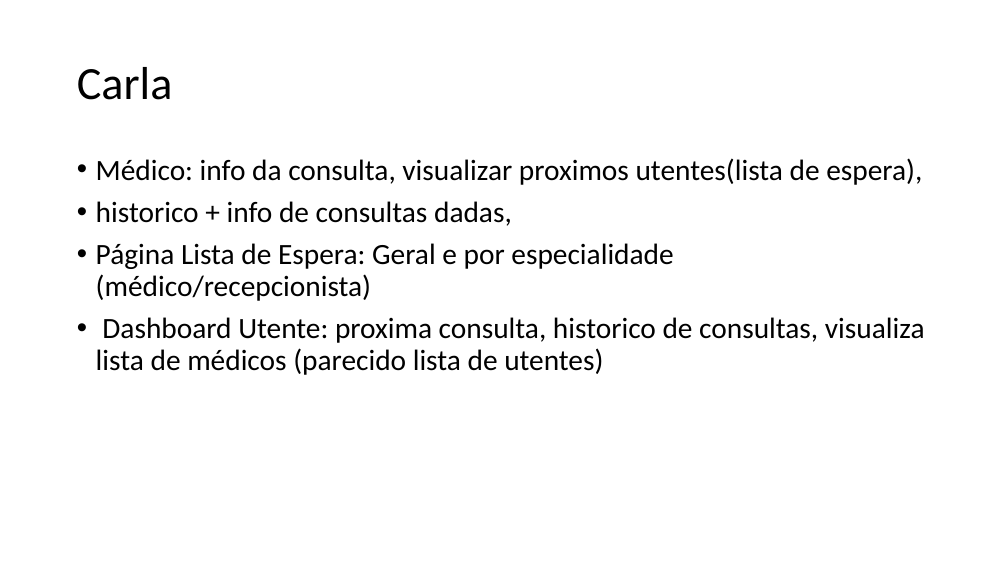
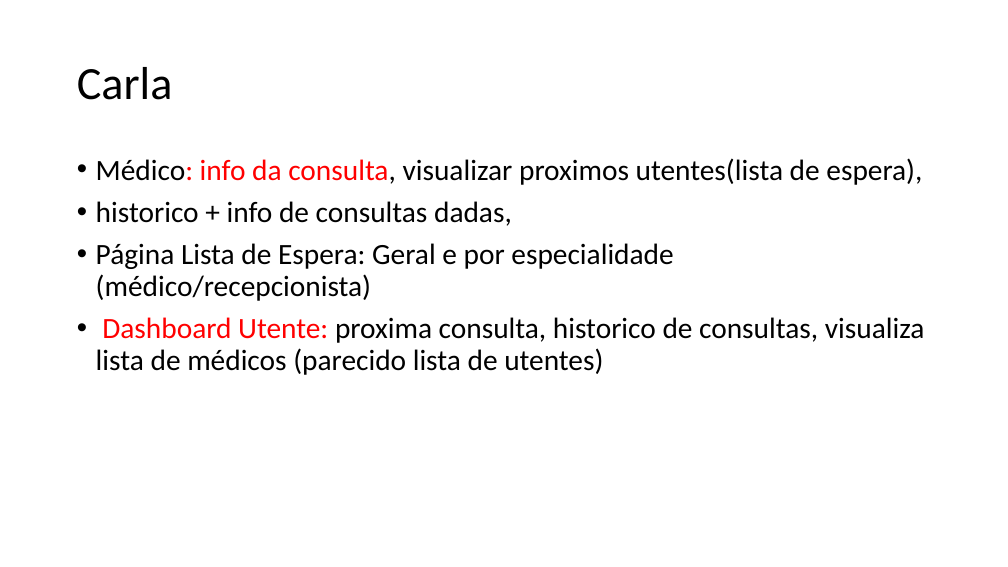
Before and after one commit to carlan92/Hospital_Management_System, a slide deck: slide 3 of UX Design/Tarefas Paginas HTML.pptx. Drawn at 1008x567 pixels with LibreOffice and Linux fonts; fonts in the diff are those of the drawing. Boxes give left, top, right and bottom in pixels: in the first picture for what was removed or moved away, otherwise in the second. Text is boxed around its words. In the diff, an @@ line names an element or a change of style, - is before the commit and + after.

```diff
--- a/UX Design/Tarefas Paginas HTML.pptx
+++ b/UX Design/Tarefas Paginas HTML.pptx
@@ text at (96, 158, 925, 375): text colour #000000 to #FF0000 in "Médico: info da consulta,", "Dashboard Utente:" @@
```
Also in this commit, not shown: 1 other slide changed, 1 other file.
